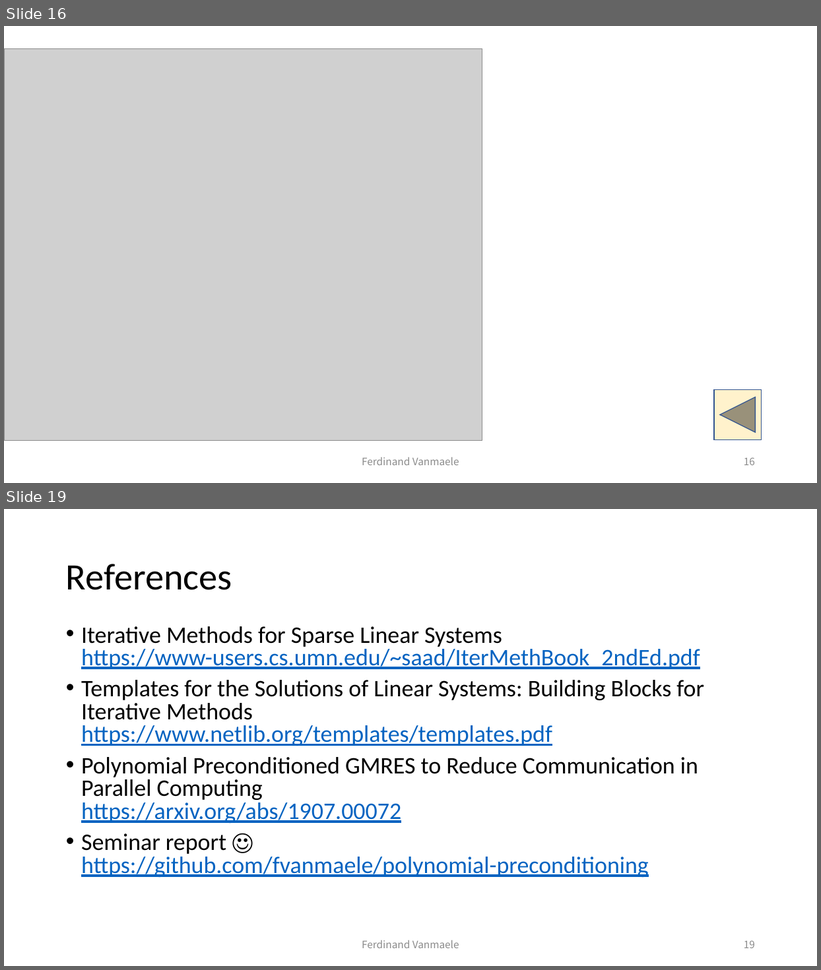
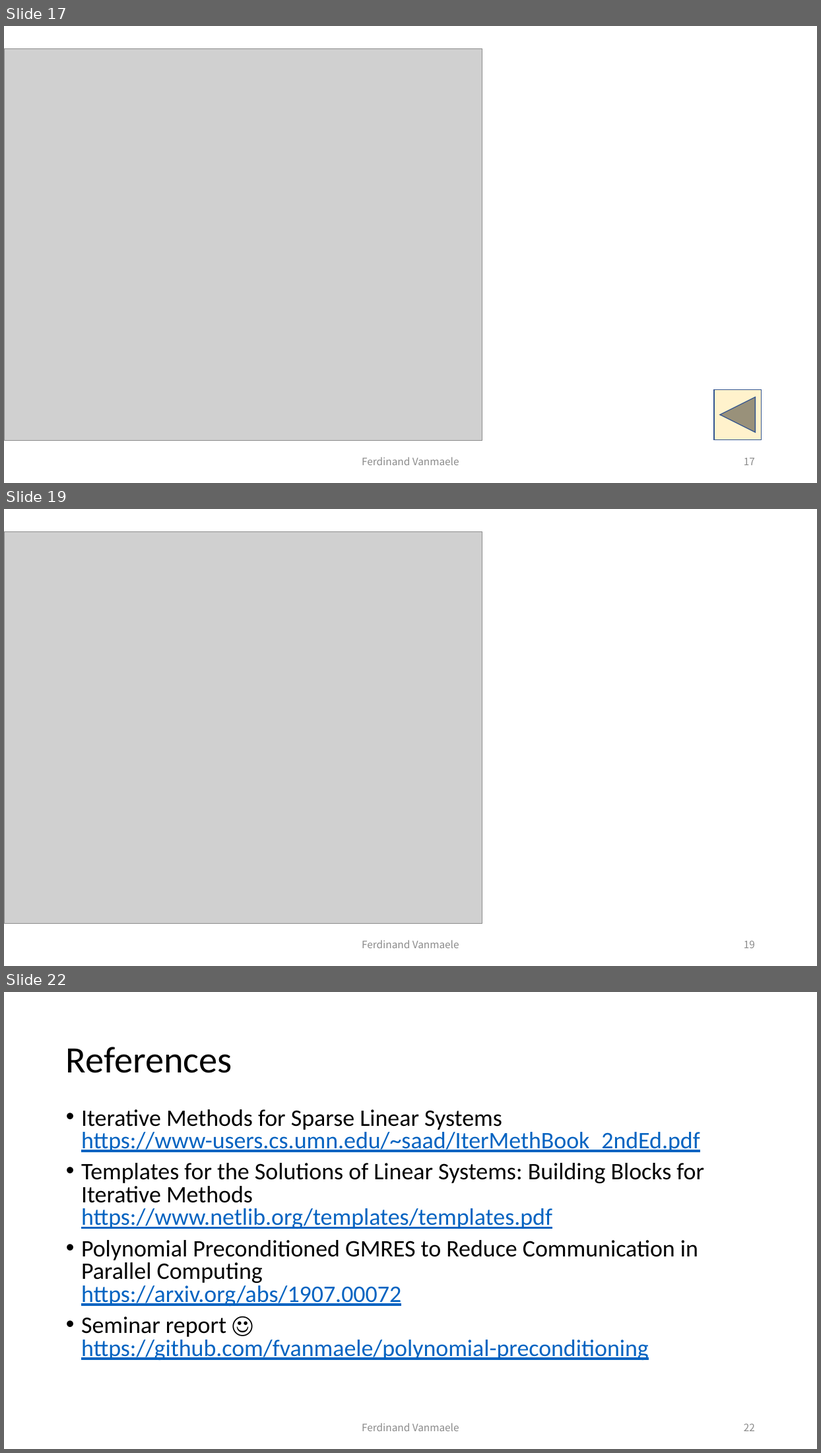
Before and after one commit to fvanmaele/polynomial-preconditioning, a slide deck: presentation.pptx. Shown one above the other, each under a label of ours: slides 16 and 19 before the commit, slides 17, 19 and 22 after it; the slides between them are not shown. The pictures are 821x970 and 821x1453 pixels, drawn with LibreOffice and Linux fonts; fonts in the diff are those of the drawing; grey boxes stand for pictures. Boxes give left, top, right and bottom in pixels: in the first picture for what was removed or moved away, otherwise in the second. Text is boxed around its words. In the diff, an @@ line names an element or a change of style, - is before the commit and + after.

```diff
--- a/presentation.pptx
+++ b/presentation.pptx
@@ slide 19 added at <box>4,509,817,966</box>, background #FFFFFF @@
@@ picture added at <box>4,532,483,923</box> @@
@@ text added at <box>362,941,459,949</box>, 12 pt, text #8C8C8C @@
+Ferdinand Vanmaele
@@ page number added at <box>744,941,755,949</box>, 12 pt, text #8C8C8C @@
+19
@@ what was slide 16 is now slide 17 @@
@@ page number at <box>744,458,755,466</box>: text changed @@
-16
+17
@@ what was slide 19 is now slide 22 @@
@@ page number at <box>744,1424,755,1432</box>: text changed @@
-19
+22
```
Also in this commit, not shown: 8 slides changed, 3 other slides added, 1 slide removed, 39 other files.
